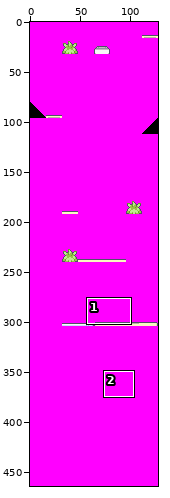
Two versions of one sprite sheet, raw_tilesets/secondary/decompiled_pokemon_center/top.png. Above: a wide view before the commit, with the close-up outlined.
Close-up. First the earlier version:
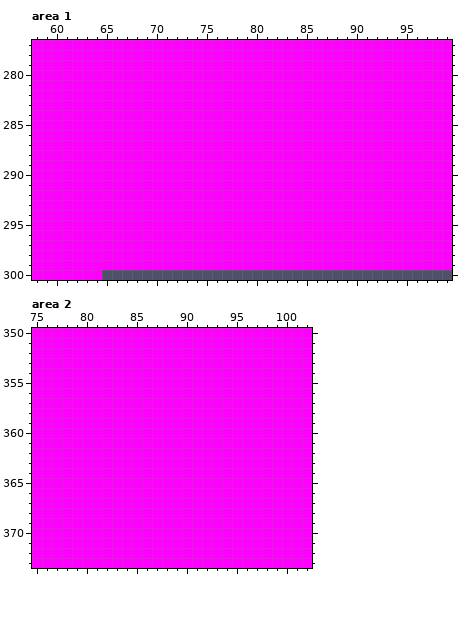
The file is 128x464 pixels. Shown: area 1: x 58..99, y 277..300; area 2: x 75..102, y 350..373.
Now the later version:
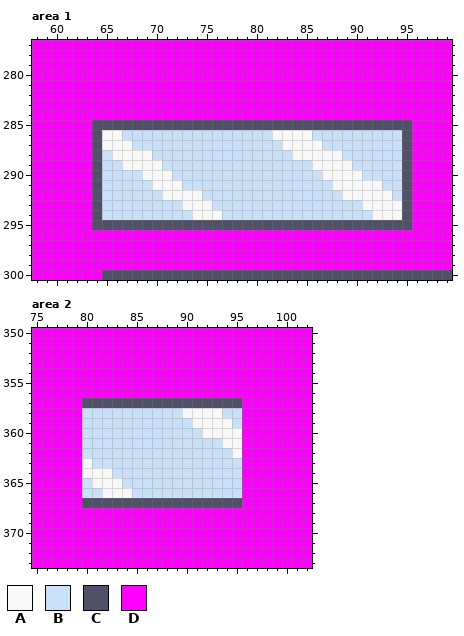
Palette (. is transparent): A #f8f8f8  B #c8e0f8  C #505068  D #ff00ff
What changed:
--- area 1
@@ x 58..99 @@
 284 DDDDDDDDDDDDDDDDDDDDDDDDDDDDDDDDDDDDDDDDDD
-285 DDDDDDDDDDDDDDDDDDDDDDDDDDDDDDDDDDDDDDDDDD
-286 DDDDDDDDDDDDDDDDDDDDDDDDDDDDDDDDDDDDDDDDDD
-287 DDDDDDDDDDDDDDDDDDDDDDDDDDDDDDDDDDDDDDDDDD
-288 DDDDDDDDDDDDDDDDDDDDDDDDDDDDDDDDDDDDDDDDDD
-289 DDDDDDDDDDDDDDDDDDDDDDDDDDDDDDDDDDDDDDDDDD
-290 DDDDDDDDDDDDDDDDDDDDDDDDDDDDDDDDDDDDDDDDDD
-291 DDDDDDDDDDDDDDDDDDDDDDDDDDDDDDDDDDDDDDDDDD
-292 DDDDDDDDDDDDDDDDDDDDDDDDDDDDDDDDDDDDDDDDDD
-293 DDDDDDDDDDDDDDDDDDDDDDDDDDDDDDDDDDDDDDDDDD
-294 DDDDDDDDDDDDDDDDDDDDDDDDDDDDDDDDDDDDDDDDDD
-295 DDDDDDDDDDDDDDDDDDDDDDDDDDDDDDDDDDDDDDDDDD
+285 DDDDDDCCCCCCCCCCCCCCCCCCCCCCCCCCCCCCCCDDDD
+286 DDDDDDCAABBBBBBBBBBBBBBBAAAABBBBBBBBBCDDDD
+287 DDDDDDCAAABBBBBBBBBBBBBBBAAAABBBBBBBBCDDDD
+288 DDDDDDCBAAAABBBBBBBBBBBBBBAAAAABBBBBBCDDDD
+289 DDDDDDCBBAAAABBBBBBBBBBBBBBBAAAABBBBBCDDDD
+290 DDDDDDCBBBBAAABBBBBBBBBBBBBBBAAAABBBBCDDDD
+291 DDDDDDCBBBBBAAABBBBBBBBBBBBBBBAAAAABBCDDDD
+292 DDDDDDCBBBBBBAAAABBBBBBBBBBBBBBAAAAABCDDDD
+293 DDDDDDCBBBBBBBBAAABBBBBBBBBBBBBBBAAAACDDDD
+294 DDDDDDCBBBBBBBBBAAABBBBBBBBBBBBBBBAAACDDDD
+295 DDDDDDCCCCCCCCCCCCCCCCCCCCCCCCCCCCCCCCDDDD
 296 DDDDDDDDDDDDDDDDDDDDDDDDDDDDDDDDDDDDDDDDDD
--- area 2
@@ x 75..102 @@
 356 DDDDDDDDDDDDDDDDDDDDDDDDDDDD
-357 DDDDDDDDDDDDDDDDDDDDDDDDDDDD
-358 DDDDDDDDDDDDDDDDDDDDDDDDDDDD
-359 DDDDDDDDDDDDDDDDDDDDDDDDDDDD
-360 DDDDDDDDDDDDDDDDDDDDDDDDDDDD
-361 DDDDDDDDDDDDDDDDDDDDDDDDDDDD
-362 DDDDDDDDDDDDDDDDDDDDDDDDDDDD
-363 DDDDDDDDDDDDDDDDDDDDDDDDDDDD
-364 DDDDDDDDDDDDDDDDDDDDDDDDDDDD
-365 DDDDDDDDDDDDDDDDDDDDDDDDDDDD
-366 DDDDDDDDDDDDDDDDDDDDDDDDDDDD
-367 DDDDDDDDDDDDDDDDDDDDDDDDDDDD
+357 DDDDDCCCCCCCCCCCCCCCCDDDDDDD
+358 DDDDDBBBBBBBBBBAAAABBDDDDDDD
+359 DDDDDBBBBBBBBBBBAAAABDDDDDDD
+360 DDDDDBBBBBBBBBBBBAAAADDDDDDD
+361 DDDDDBBBBBBBBBBBBBBAADDDDDDD
+362 DDDDDBBBBBBBBBBBBBBBADDDDDDD
+363 DDDDDABBBBBBBBBBBBBBBDDDDDDD
+364 DDDDDAAABBBBBBBBBBBBBDDDDDDD
+365 DDDDDBAAABBBBBBBBBBBBDDDDDDD
+366 DDDDDBBAAABBBBBBBBBBBDDDDDDD
+367 DDDDDCCCCCCCCCCCCCCCCDDDDDDD
 368 DDDDDDDDDDDDDDDDDDDDDDDDDDDD
Boxes around the changes in both close-ups, in picture pixels (x1, y1, x2, y2):
changed: (92, 120, 412, 230)
changed: (82, 398, 242, 508)
